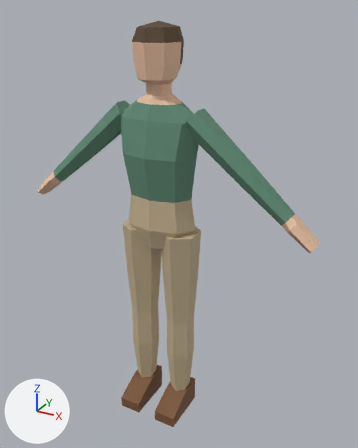
One commit to the FBX model Assets/Character/Visitor_Son/Visitor_Son.fbx: the scene before it, then after it.
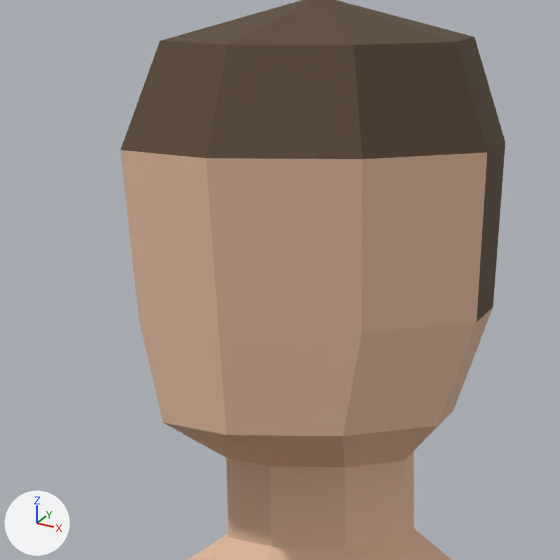
Each version is shown whole from a 50 mm camera at (1.049, -1.741, 1.87) aimed at (0.068, 0.042, 0.979), then close up on the part from 32% to 53% of the width and 5% to 22% of the height. The axes (+X, +Y, +Z) are drawn at lower left. The lights are the same throughout. The older version's two pictures come first.

Objects in the first close-up: 'Visitor_Son'.
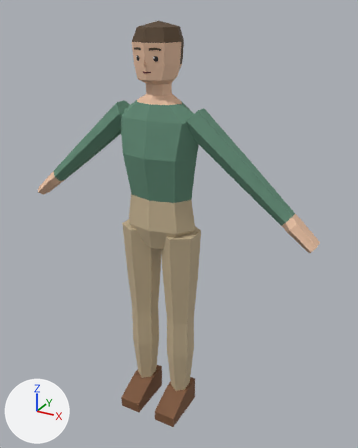
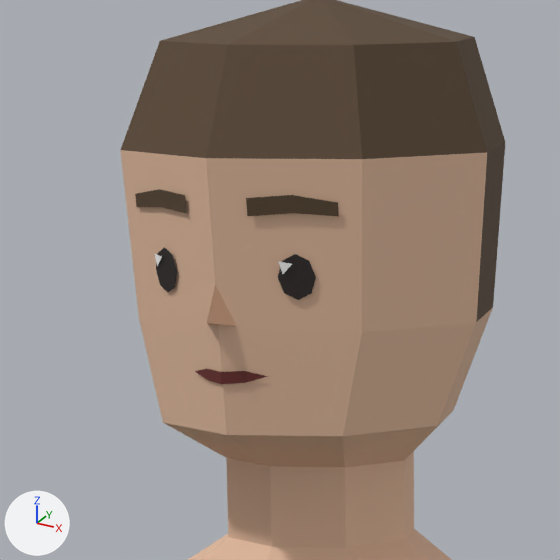
Where the change shows, as pixel boxes (x1, y1, x2, y2) in the close-ups (560 x 560 px):
part 1 of me_visitor_son, added: after (135, 189, 339, 384)

The edits, one by one:
Picture 'FacePalette.png' (img_facepalette_png) is new.
Material 'Visitor_Son_Face' (mat_visitor_son_face) is new.
Its texture is img_facepalette_png.
Its roughness is 0.55.
me_visitor_son is used by ob_visitor_son; location (0.0, 0.0, 0.0).
me_visitor_son had 249 vertices, 228 faces and spanned x -0.7..0.7, y -0.17..0.11, z 0.0..1.82.
me_visitor_son now has 329 vertices, 289 faces and spans x -0.7..0.7, y -0.17..0.11, z 0.0..1.82.
Part 1, on me_visitor_son:
80 vertices are added at x -0.06..0.06, y -0.11..-0.08, z 1.64..1.73.
53 new faces join them, mat_visitor_son_face (picture img_facepalette_png).
8 new faces join them, mat_visitor_son_hair (brown #594530).
me_visitor_son gains material mat_visitor_son_face (picture img_facepalette_png).
